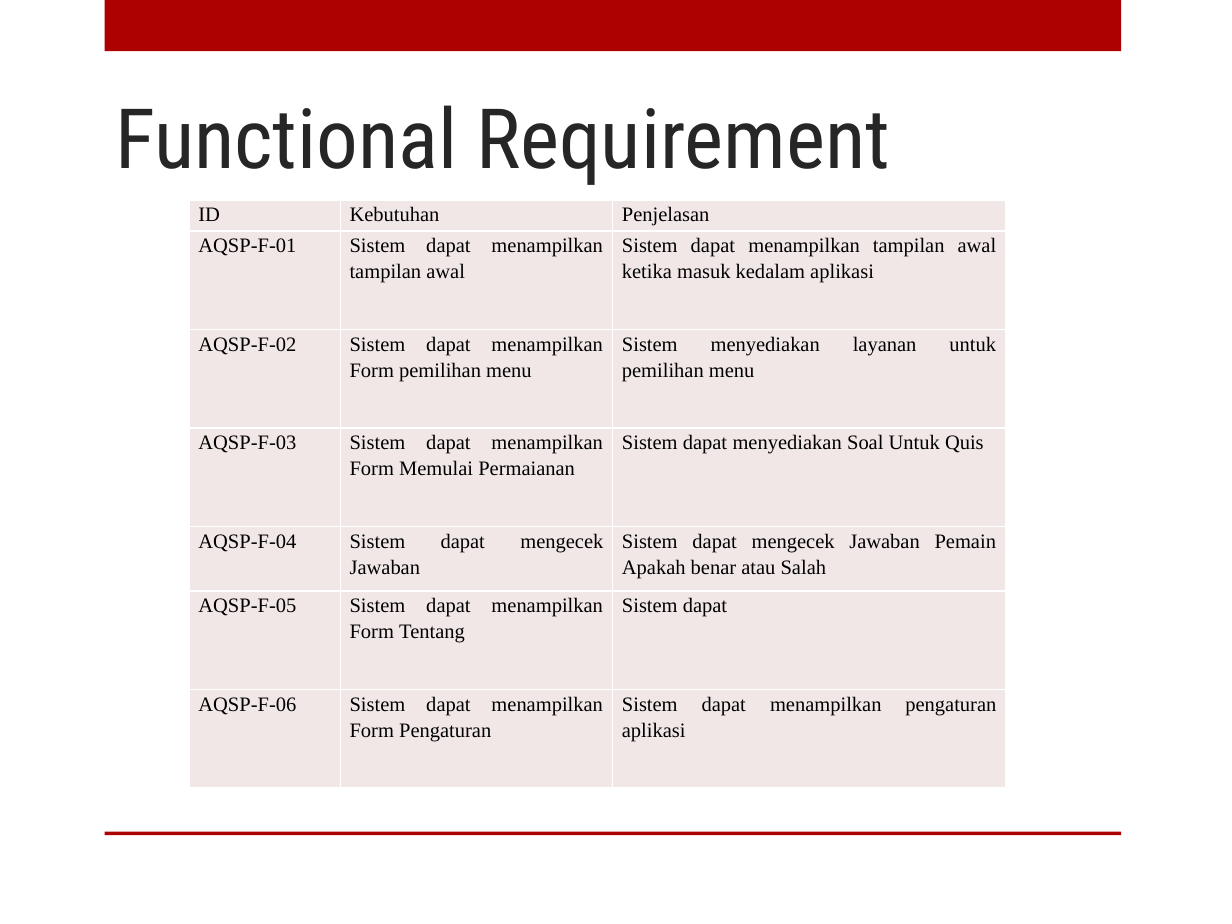
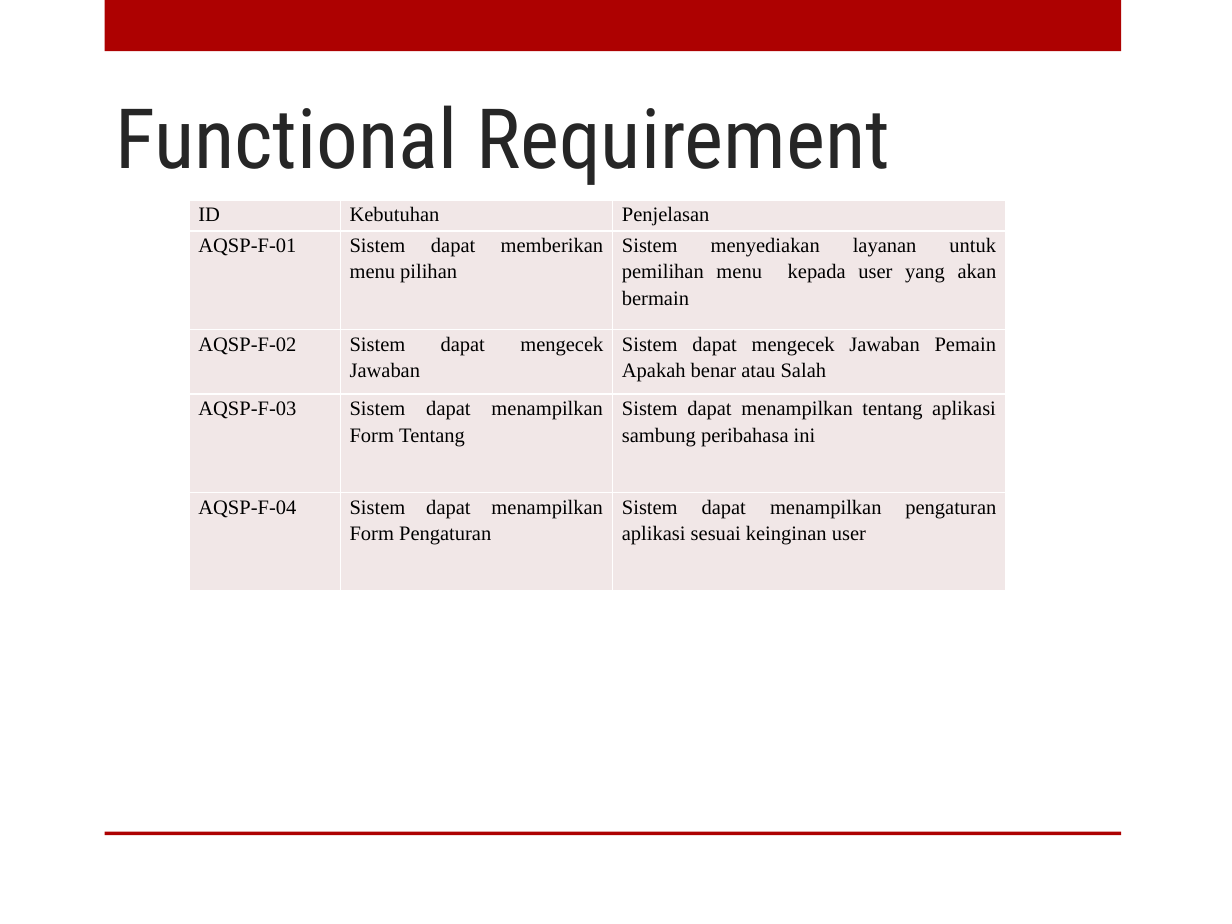
Before and after one commit to FikriFikrulMubarok/Tubes--IFG--1127050059--1127050043, a slide deck: slide 3 of Aplikasi Quis Sambung Peribahasa.pptx. Drawn at 1232x924 pixels with LibreOffice and Linux fonts; fonts in the diff are those of the drawing; background and template pictures are left out. Boxes give left, top, right and bottom in pixels: in the first picture for what was removed or moved away, otherwise in the second. Text is boxed around its words. In the diff, an @@ line names an element or a change of style, - is before the commit and + after.

```diff
--- a/Aplikasi Quis Sambung Peribahasa.pptx
+++ b/Aplikasi Quis Sambung Peribahasa.pptx
@@ table at [190,200,1007,591] @@
-row 2: AQSP-F-01 | Sistem dapat menampilkan tampilan awal | Sistem dapat menampilkan tampilan awal ketika masuk kedalam aplikasi
-row 3: AQSP-F-02 | Sistem dapat menampilkan Form pemilihan menu | Sistem menyediakan layanan untuk pemilihan menu
-row 4: AQSP-F-03 | Sistem dapat menampilkan Form Memulai Permaianan | Sistem dapat menyediakan Soal Untuk Quis
-row 5: AQSP-F-04 | Sistem dapat mengecek Jawaban | Sistem dapat mengecek Jawaban Pemain Apakah benar atau Salah
-row 6: AQSP-F-05 | Sistem dapat menampilkan Form Tentang | Sistem dapat
-row 7: AQSP-F-06 | Sistem dapat menampilkan Form Pengaturan | Sistem dapat menampilkan pengaturan aplikasi
+row 2: AQSP-F-01 | Sistem dapat memberikan menu pilihan | Sistem menyediakan layanan untuk pemilihan menu kepada user yang akan bermain
+row 3: AQSP-F-02 | Sistem dapat mengecek Jawaban | Sistem dapat mengecek Jawaban Pemain Apakah benar atau Salah
+row 4: AQSP-F-03 | Sistem dapat menampilkan Form Tentang | Sistem dapat menampilkan tentang aplikasi sambung peribahasa ini
+row 5: AQSP-F-04 | Sistem dapat menampilkan Form Pengaturan | Sistem dapat menampilkan pengaturan aplikasi sesuai keinginan user
```
Also in this commit, not shown: 5 other slides changed, 2 slides added, 1 slide removed, 10 other files.
